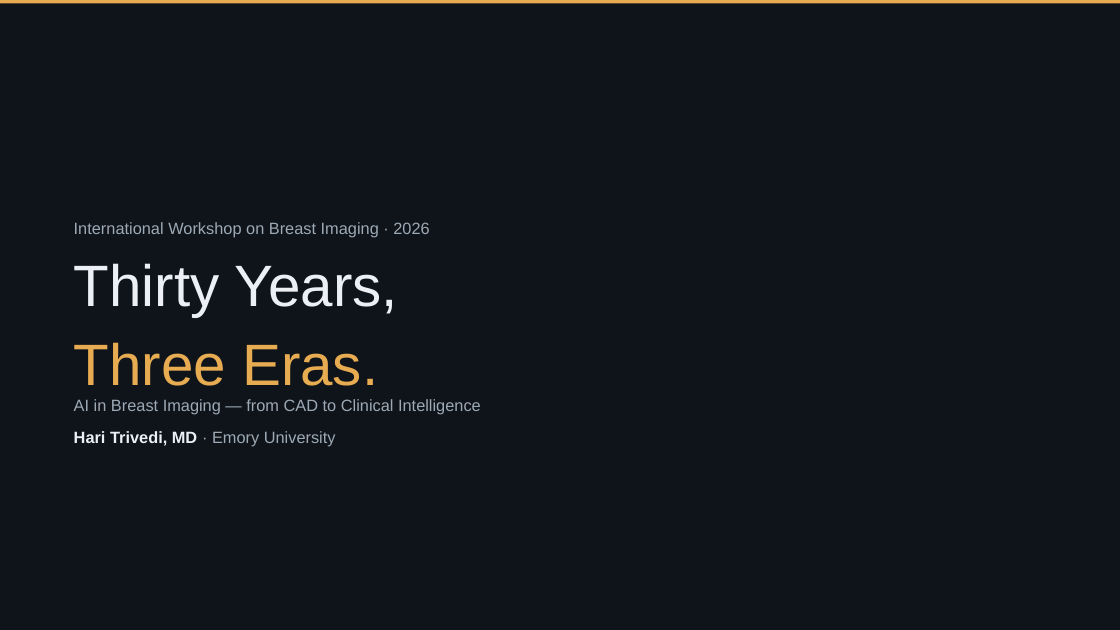
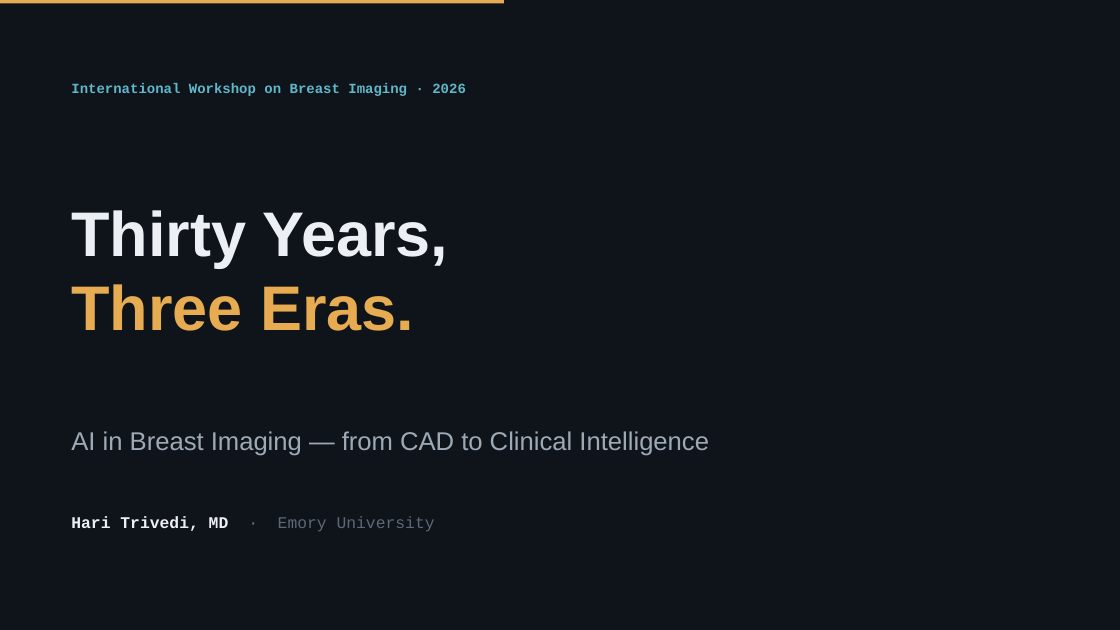
Before and after one commit to Emory-HITI/Mammo, a slide deck: slide 1 of keynote-iwbi-2026/pptx/sections/IWBI2026_Trivedi_00_hook.pptx. Drawn at 1120x630 pixels with LibreOffice and Linux fonts; fonts in the diff are those of the drawing. Boxes give left, top, right and bottom in pixels: in the first picture for what was removed or moved away, otherwise in the second. Text is boxed around its words. In the diff, an @@ line names an element or a change of style, - is before the commit and + after.

```diff
--- a/keynote-iwbi-2026/pptx/sections/IWBI2026_Trivedi_00_hook.pptx
+++ b/keynote-iwbi-2026/pptx/sections/IWBI2026_Trivedi_00_hook.pptx
@@ rectangle: place and size @@
-rectangle at (0,0,1120,3)
+rectangle at (0,0,504,3)
@@ text "International Workshop on Breast Imaging ...": place and size @@
-text "International Workshop on Breast Imaging ..." at (74,222,429,237)
+text "International Workshop on Breast Imaging ..." at (71,83,466,96)
@@ text "International Workshop on Breast Imaging ..." at (71,83,466,96): size 14 to 12 pt, font Arial to Courier New, text colour #9DA9B5 to #5FB7C9, bold on; line spacing 1.28 to 1; less space between paragraphs @@
@@ text "Thirty Years,": place and size @@
-text "Thirty Years," at (74,263,398,386)
+text "Thirty Years," at (71,210,449,331)
@@ text "Thirty Years," at (71,210,449,331): size 50 to 54 pt, bold on; line spacing 1.06 to 0.98; less space between paragraphs @@
@@ text "AI in Breast Imaging — ...": place and size @@
-text "AI in Breast Imaging — ..." at (74,399,481,415)
+text "AI in Breast Imaging — ..." at (71,431,709,456)
@@ text "AI in Breast Imaging — ..." at (71,431,709,456): size 14 to 22 pt; line spacing 1.28 to 1.3; less space between paragraphs @@
@@ text "Hari Trivedi, MD · Emory ...": place and size @@
-text "Hari Trivedi, MD · Emory ..." at (74,431,336,447)
+text "Hari Trivedi, MD · Emory ..." at (71,516,435,531)
@@ text "Hari Trivedi, MD · Emory ..." at (71,516,435,531): font Arial to Courier New; text colour #9DA9B5 to #5C6975 in "· Emory University"; line spacing 1.28 to 1; less space between paragraphs @@
```
Also in this commit, not shown: 5 other slides changed, 1 other file.
